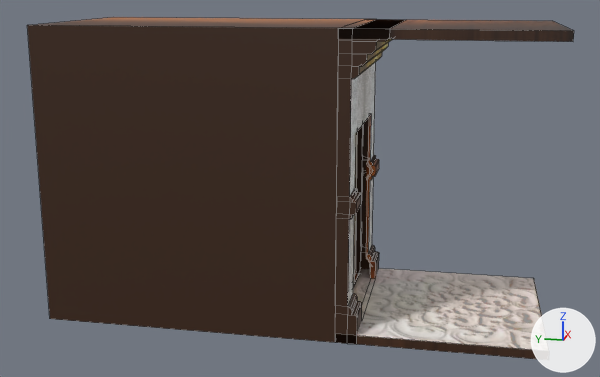
Before and after pictures for a commit that changed the Blender file Models/modified-room.blend.
The view is the same before and after, from a 50 mm lens placed at (-7.42, -1.14, 3.38), pointed at (0.98, 0.54, 1.28). Every picture has the same lights, and +X, +Y and +Z are marked at lower right. Mesh edges are drawn as thin lines. The same objects are shown in both versions, whatever each file hides.

Objects in the first picture: 'elevator'.
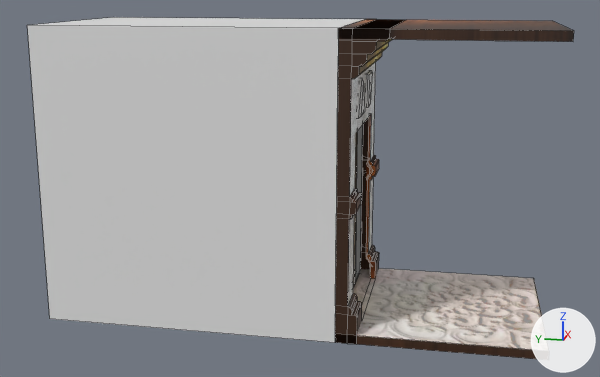
Changed parts and their boxes (x1, y1, x2, y2) in the pictures (600 x 377 px):
part 1 of me_plane_007, added: after (358, 70, 372, 118)
part 2 of me_plane_007, recoloured (brown to grey): (27, 17, 365, 342) in both

What the commit changed:
Material 'red o_O' (mat_red_o_o) is new.
Its base color is (0.8, 0.8, 0.8) (white #e7e7e7).
Material 'emissive' (mat_emissive) is new.
Its base color is (0.8, 0.8, 0.8) (white #e7e7e7).
me_plane_007 is used by ob_elevator; location (0.0, 0.0, 0.0).
Verts and faces of me_plane_007; kept vertices keep their numbers, new ones are numbered from 398.
me_plane_007 had 398 vertices, 276 faces, 3 loose edges and spanned x 0.0..2.09, y -2.0..3.0, z 0.0..3.0.
me_plane_007 now has 416 vertices, 292 faces, 3 loose edges and spans x 0.0..2.09, y -2.0..3.0, z 0.0..3.0.
Part 1, on me_plane_007:
New vertex 398 is at (0.5, -0.13, 2.12), pixel (358, 118).
New vertex 399 is at (0.87, -0.13, 2.12), pixel (363, 112).
New vertex 400 is at (0.68, -0.13, 2.49), pixel (362, 77).
New vertex 401 is at (1.08, -0.13, 2.49), pixel (366, 73).
New vertex 402 is at (1.45, -0.13, 2.49), pixel (371, 70).
New vertex 403 is at (1.27, -0.13, 2.12), pixel (368, 107).
New vertices 404 to 409 stand at vertices 398 to 403, in that order, plus (0.0, 0.02, 0.0).
New vertex 410 is at (0.53, -0.15, 2.14), pixel (361, 116).
New vertex 411 is at (0.84, -0.15, 2.14), pixel (365, 111).
New vertex 412 is at (0.68, -0.15, 2.45), pixel (363, 81).
New vertex 413 is at (1.11, -0.15, 2.47), pixel (368, 75).
New vertex 414 is at (1.42, -0.15, 2.47), pixel (372, 72).
New vertex 415 is at (1.27, -0.15, 2.16), pixel (370, 103).
New faces: (404, 406, 405), (398, 404, 405, 399), (399, 405, 406, 400), (410, 411, 412), (398, 410, 412, 400), (398, 399, 411, 410) (mat_red_o_o (white #e7e7e7)).
New faces: (399, 400, 412, 411), (398, 400, 406, 404), (407, 408, 409), (401, 402, 408, 407), (402, 403, 409, 408), (413, 415, 414) (mat_red_o_o (white #e7e7e7)).
New faces: (401, 403, 415, 413), (401, 413, 414, 402), (402, 414, 415, 403), (401, 407, 409, 403) (mat_red_o_o (white #e7e7e7)).
me_plane_007 part 2: 10 faces spanning x 0.0..2.0, y 0.0..3.0, z 0.0..3.0 switch from mat_wood (picture img_madera_02_jpeg) to mat_emissive (white #e7e7e7).
me_plane_007 now uses material mat_red_o_o (white #e7e7e7).
